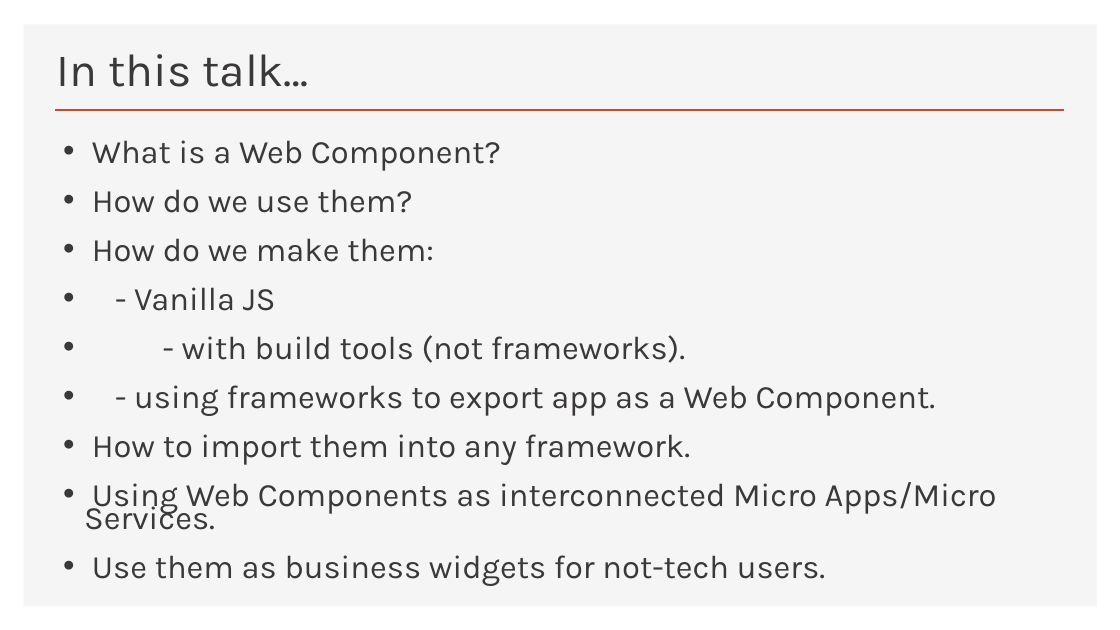
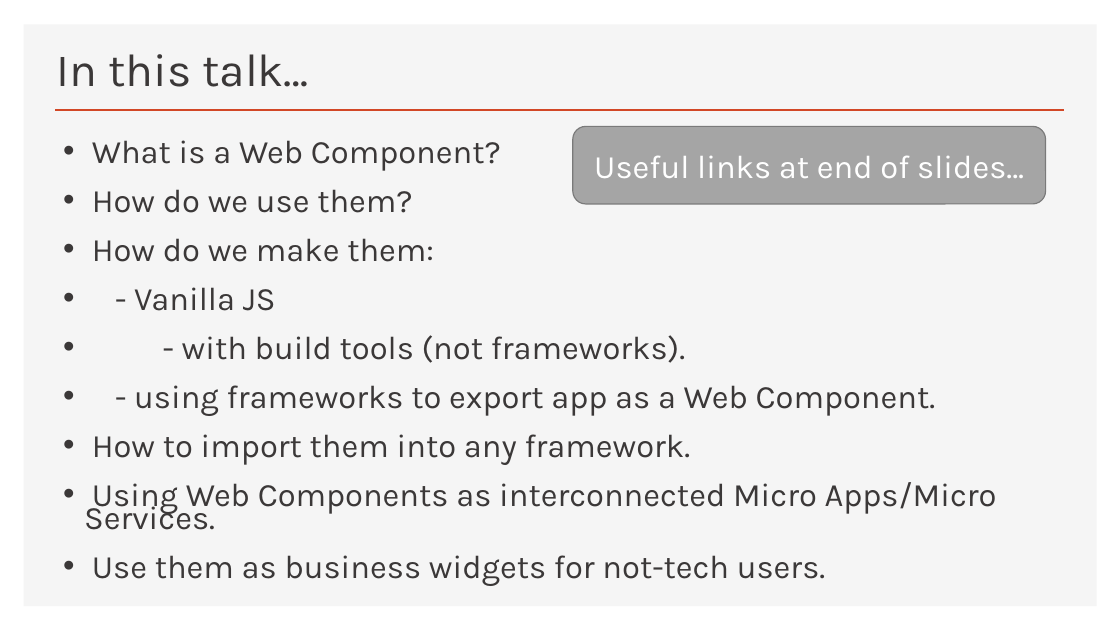
Before and after one commit to Python-Test-Engineer/web-components-v1, a slide deck: slide 5 of SLIDES/talk.pptx. Drawn at 1120x630 pixels with LibreOffice and Linux fonts; fonts in the diff are those of the drawing. Boxes give left, top, right and bottom in pixels: in the first picture for what was removed or moved away, otherwise in the second. Text is boxed around its words. In the diff, an @@ line names an element or a change of style, - is before the commit and + after.

```diff
--- a/SLIDES/talk.pptx
+++ b/SLIDES/talk.pptx
@@ rounded rectangle added at box(573, 126, 1046, 203), fill #A5A5A5, outline #7A7A7A 1 pt, 28 pt, text #FFFFFF @@
+Useful links at end of slides…
```
Also in this commit, not shown: 1 other slide changed, 3 slides added, 5 other files.
